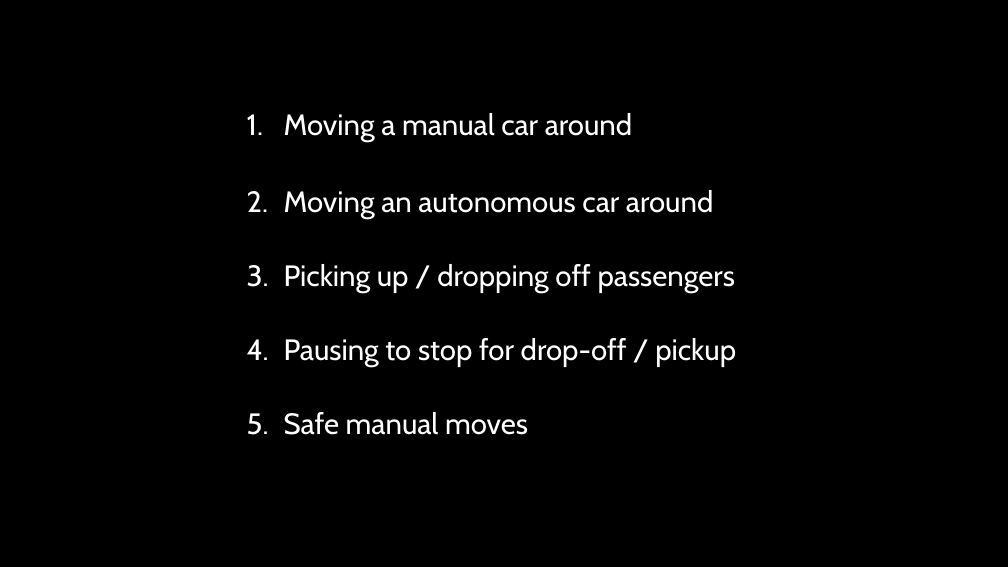
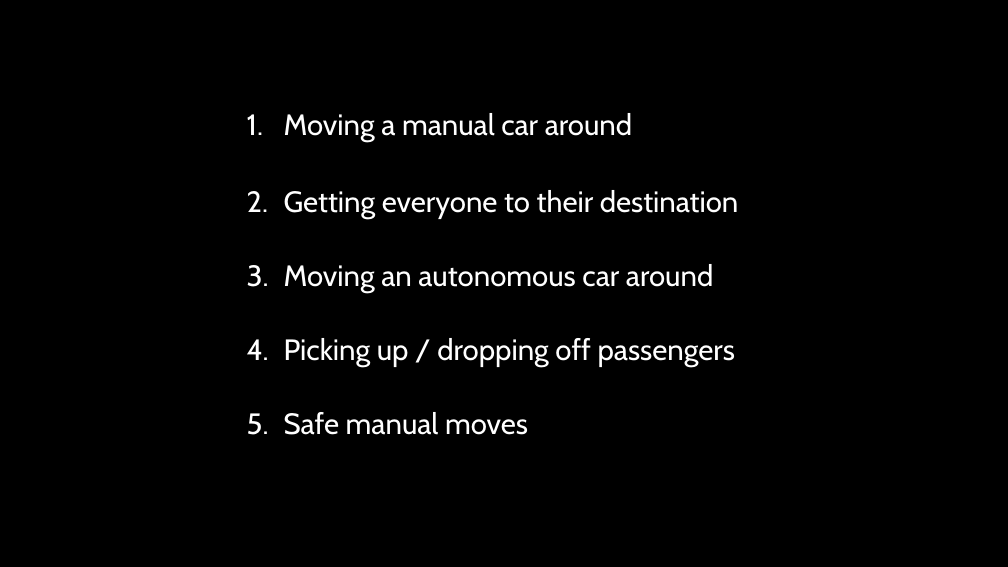
Before and after one commit to AI-Planning/modeling-in-pddl, a slide deck: slide 4 of exercises/cisc-813/adl/slides.pptx. Drawn at 1008x567 pixels with LibreOffice and Linux fonts; fonts in the diff are those of the drawing. Boxes give left, top, right and bottom in pixels: in the first picture for what was removed or moved away, otherwise in the second. Text is boxed around its words. In the diff, an @@ line names an element or a change of style, - is before the commit and + after.

```diff
--- a/exercises/cisc-813/adl/slides.pptx
+++ b/exercises/cisc-813/adl/slides.pptx
@@ text at (284, 190, 739, 219): paragraph added @@
+2. Getting everyone to their destination
@@ text at (284, 338, 736, 368): paragraph removed @@
-4. Pausing to stop for drop-off / pickup
```
Also in this commit, not shown: 12 slides added, 1 slide removed, 10 other files.
